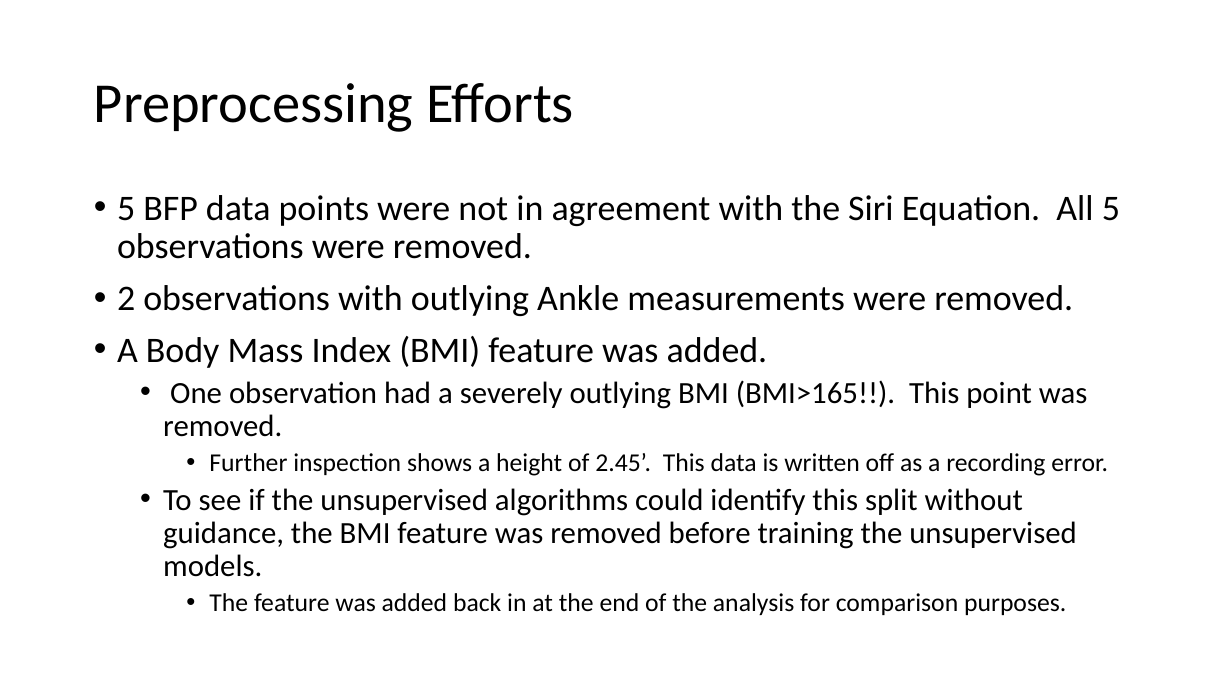
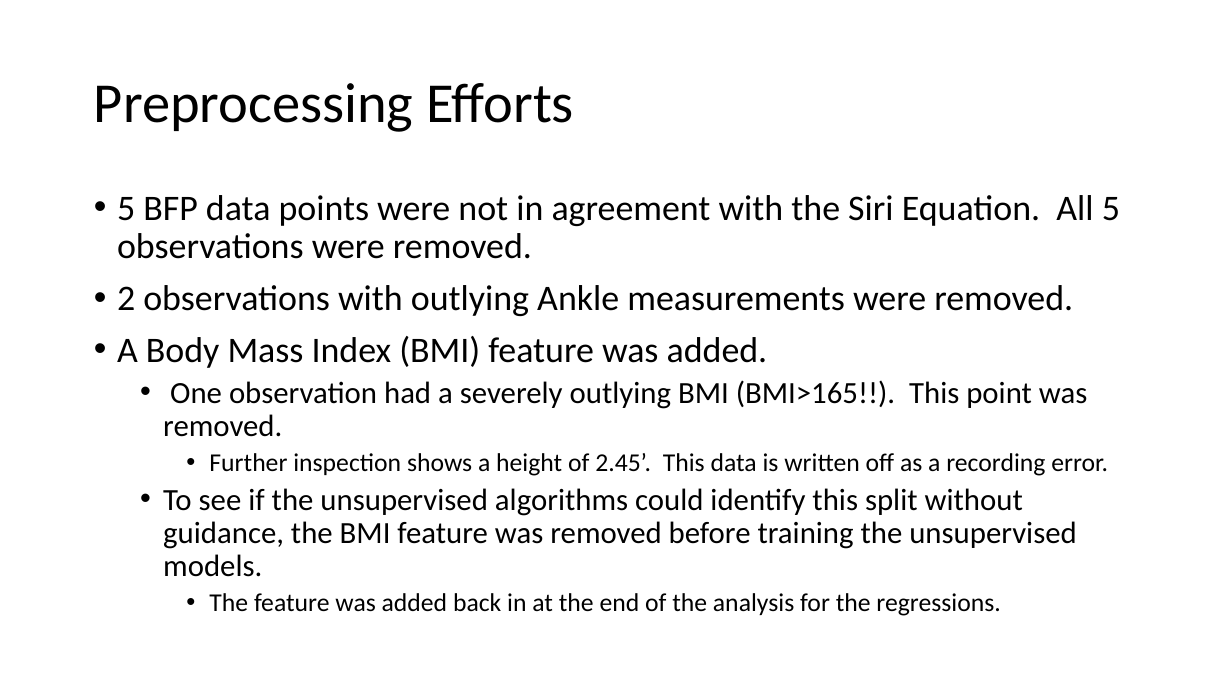
Before and after one commit to M-Matrona/IBM-Machine-Learning-Course, a slide deck: slide 4 of Course_4_Unsupervised_Learning/Classification_Project_Body_Fat_Prediction.pptx. Drawn at 1232x693 pixels with LibreOffice and Linux fonts; fonts in the diff are those of the drawing. Boxes give left, top, right and bottom in pixels: in the first picture for what was removed or moved away, otherwise in the second. Text is boxed around its words. In the diff, an @@ line names an element or a change of style, - is before the commit and + after.

```diff
--- a/Course_4_Unsupervised_Learning/Classification_Project_Body_Fat_Prediction.pptx
+++ b/Course_4_Unsupervised_Learning/Classification_Project_Body_Fat_Prediction.pptx
@@ text at (209, 593, 1001, 616): text changed @@
-    • The feature was added back in at the end of the analysis for comparison purposes.
+    • The feature was added back in at the end of the analysis for the regressions.
```
Also in this commit, not shown: 9 other slides changed, 15 other files.
